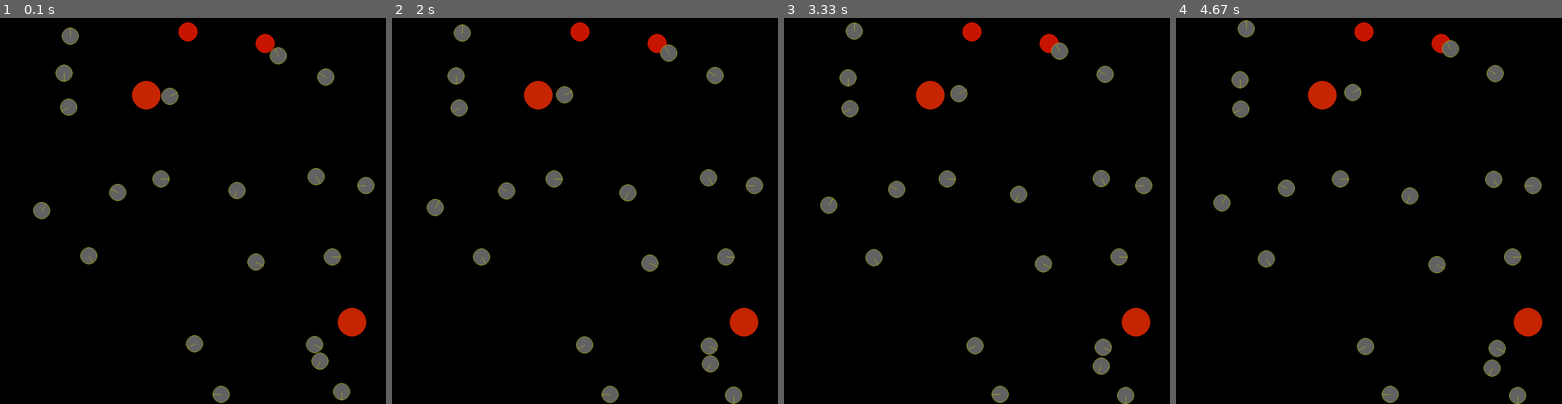
Above: before the commit, frames 1-4 (left to right).
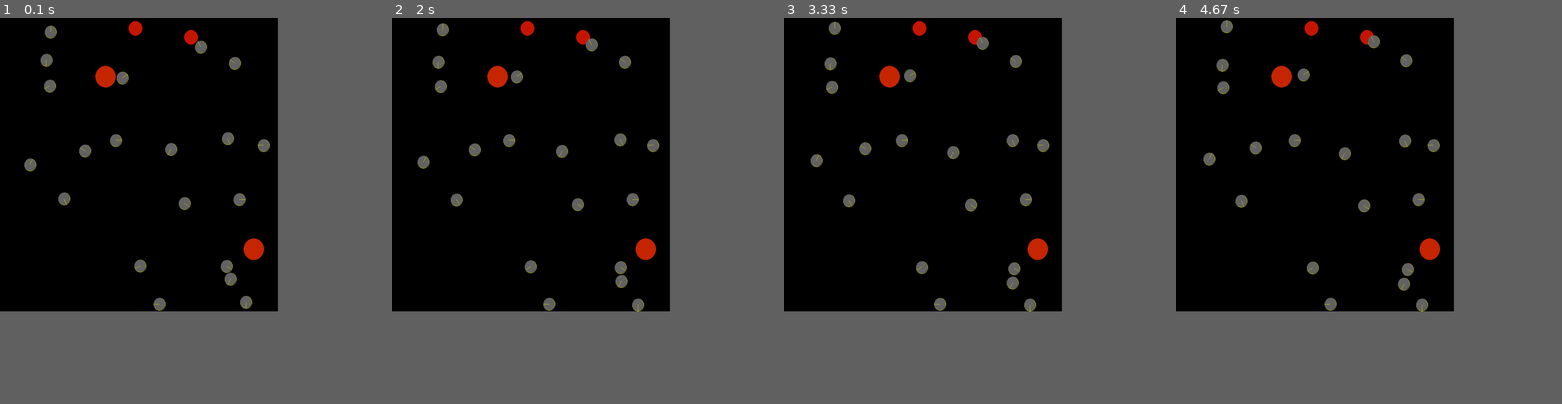
Above: after the commit, the same moments.

Repository: akanakia/collab-optimizer
Game: pygame game, started from droplet-ta-exp-extend/droplet-ta-exp-extend.py
The game is run twice, just before and just after one commit, with the same random seed, the same clock (stepped at 60 frames per second) and the same inputs. The source is Python 2; it was converted automatically to run under Python 3.
Inputs:
- Up to frame 1 (0.1 s): no input
- Up to frame 2 (2 s): no input
- Up to frame 3 (3.33 s): no input
- Up to frame 4 (4.67 s): no input
In our replay, the window is 900x900 before the commit and 648x684 after it. These sizes can differ from the game's own. Grey fills any space a smaller window leaves; there, only what the larger window draws over its background counts as a difference.

The runs differ from the first frame. In frame 1, 6.5% of the frame differs, in the area x 6-97%, y 0-100%; in frame 2, 6.5%; in frame 3, 6.5%; in frame 4, 6.5%.

Commit message:
Fixed some small rendering bugs.

Diff:
--- a/droplet-ta-exp-extend/PyGameControl.py
+++ b/droplet-ta-exp-extend/PyGameControl.py
@@ -63,7 +63,7 @@
             if scale_to_screen is not None:
                 (scale_x, scale_y) = scale_to_screen
                 (px_x, px_y) = self._scale(fdat.x, fdat.y, scale_x, scale_y)
-                (r_w, r_h) = self._scale(fdat.radius, fdat.radius, scale_x, scale_y)
+                (r_w, r_h) = self._scale(2*fdat.radius, 2*fdat.radius, scale_x, scale_y)
 
                 ellipse_rect = pygame.Rect(0,0,r_w,r_h)
                 ellipse_rect.center = (px_x, px_y)
@@ -82,7 +82,7 @@
             if scale_to_screen is not None:
                 (scale_x, scale_y) = scale_to_screen
                 (px_x, px_y) = self._scale(rdat.x, rdat.y, scale_x, scale_y)
-                (r_w, r_h) = self._scale(rdat.simonly_radiusius, rdat.simonly_radiusius, scale_x, scale_y)
+                (r_w, r_h) = self._scale(2*rdat.simonly_radius, 2*rdat.simonly_radius, scale_x, scale_y)
 
                 ellipse_rect = pygame.Rect(0,0,r_w,r_h)
                 ellipse_rect.center = (px_x, px_y)
@@ -91,12 +91,12 @@
                 ellipse_rect.height -= 1
                 ellipse_rect.width -= 1
                 pygame.draw.ellipse(self.screen, RGB_GRAY, ellipse_rect)
-                pygame.draw.line(self.screen, rdat.simonly_color, (px_x, px_y), (px_x + int(r_w * math.cos(rdat.orient_rad())), px_y + int(r_h * math.sin(rdat.orient_rad()))))
+                pygame.draw.line(self.screen, rdat.simonly_color, (px_x, px_y), (px_x + int((r_w/2)* math.cos(rdat.orient_rad())), px_y + int((r_h/2) * math.sin(rdat.orient_rad()))))
 
             else:
                 (px_x, px_y) = (int(rdat.x), int(rdat.y))
-                pygame.draw.circle(self.screen, rdat.simonly_color, (px_x, px_y), rdat.simonly_radius, 1)
-                pygame.draw.circle(self.screen, RGB_GRAY, (px_x, px_y), rdat.simonly_radius - 1)
+                pygame.draw.circle(self.screen, rdat.simonly_color, (px_x, px_y), rdat.simonly_radius, 2)
+                pygame.draw.circle(self.screen, RGB_GRAY, (px_x, px_y), rdat.simonly_radius - 2)
                 pygame.draw.line(self.screen, rdat.simonly_color, (px_x, px_y), (px_x + int(rdat.simonly_radius * math.cos(rdat.orient_rad())), px_y + int(rdat.simonly_radius * math.sin(rdat.orient_rad()))))
 
 
--- a/droplet-ta-exp-extend/droplet-ta-exp-extend.py
+++ b/droplet-ta-exp-extend/droplet-ta-exp-extend.py
@@ -9,8 +9,8 @@
 
 ARENA_X = 1000 # mm
 ARENA_Y = 1000 # mm
-SCREEN_X = 1000 # px
-SCREEN_Y = 1000 # px
+SCREEN_X = 720 # px
+SCREEN_Y = 760 # px
 TITLE    = 'robot simulator'
 
 NUM_ROBOTS = 20
@@ -28,7 +28,6 @@
         fsim = FireSimulator()
         fire_data_list = fsim.init(NUM_START_FIRES, ((0, ARENA_X), (0, ARENA_Y)))
 
-
         pg_control = PyGameControl(TITLE, exp_num + 1, SCREEN_X, SCREEN_Y)
         pg_control.init()
 
@@ -43,10 +42,11 @@
             rsim.update(robot_data_list, taconst.SIM_TIMESTEP, ((0, ARENA_X), (0, ARENA_Y)))
 
             # Draw objects to screen
-#            pg_control.draw_fire(fire_data_list, (ARENA_X, ARENA_Y))
-#            pg_control.draw_robots(robot_data_list, (ARENA_X, ARENA_Y))
-            pg_control.draw_fire(fire_data_list)
-            pg_control.draw_robots(robot_data_list)
+            pg_control.draw_fire(fire_data_list, (ARENA_X, ARENA_Y))
+            pg_control.draw_robots(robot_data_list, (ARENA_X, ARENA_Y))
+#            pg_control.draw_fire(fire_data_list)
+#            pg_control.draw_robots(robot_data_list)
+
             # Render to screen
             pg_control.render(fps_lock=False)
             sim_time += taconst.SIM_TIMESTEP
--- a/droplet-ta-exp/TASolver.py
+++ b/droplet-ta-exp/TASolver.py
@@ -14,8 +14,6 @@
         w   = List of payoffs/welfare per target for a successful assignment.
               Each entry in the list should be a 2-tuple = ((x,y), base-welfare)
               where (x,y) is the unique target location identifier.
-        ws  = Welfare scaling. This value is multiplied with base-welfare in w
-              to provide a scaled utility for each target
         cst = List of agent specific target constraints containing the following
               2-tuple format: (a, t) indicating that agent-a CANNOT be assigned
               to target-t.
